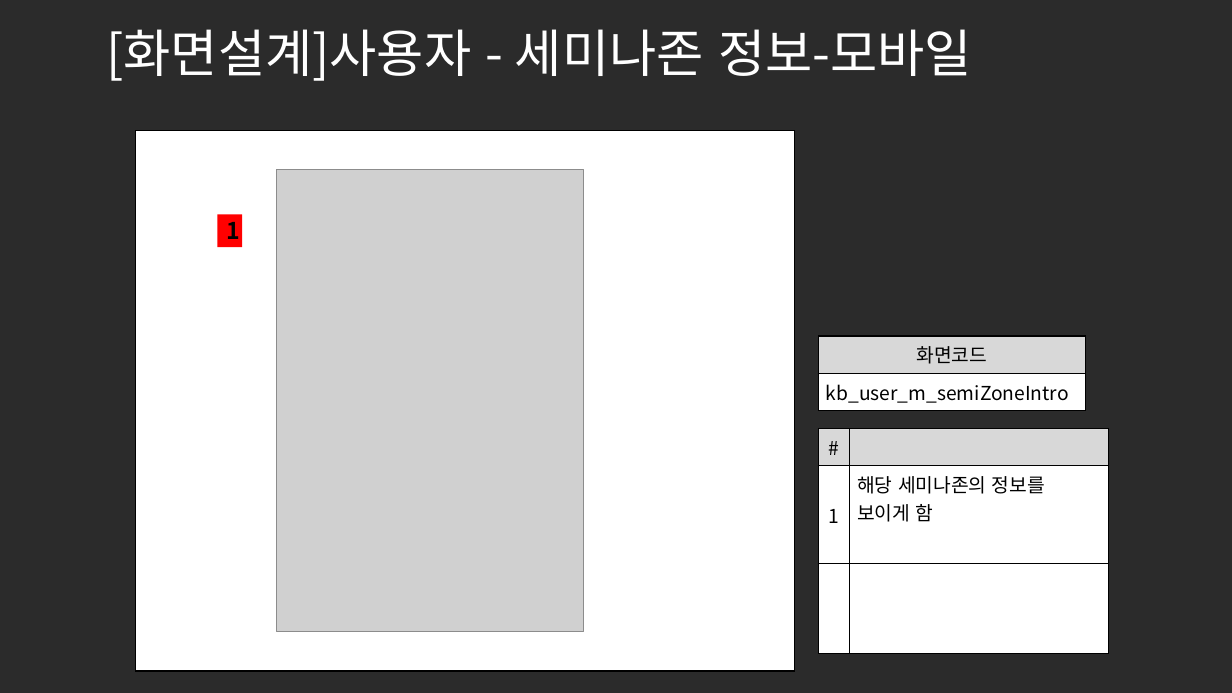
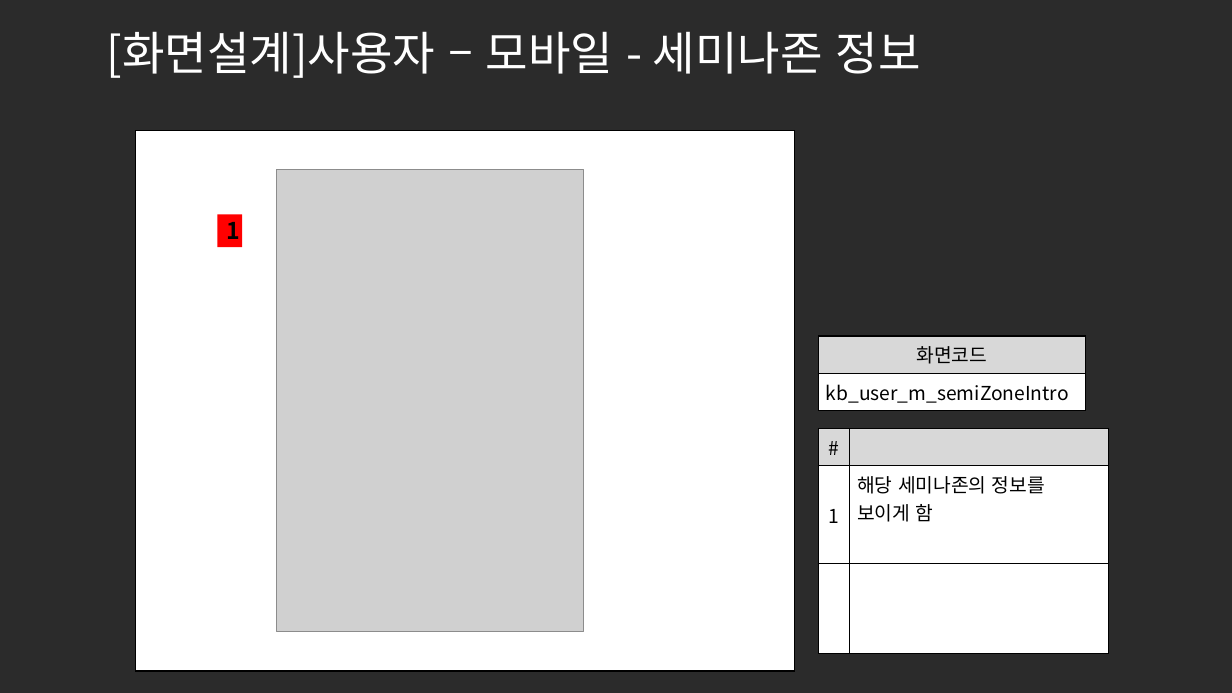
Before and after one commit to ezenteam2/e-Zone, a slide deck: slide 10 of 0 발표용 파워포인트/project05 - 파워포인트 종합 - 기범.pptx. Drawn at 1232x693 pixels with LibreOffice and Linux fonts; fonts in the diff are those of the drawing; grey boxes stand for pictures; background and template pictures are left out; a plain dark background stands for a picture behind light text. Boxes give left, top, right and bottom in pixels: in the first picture for what was removed or moved away, otherwise in the second. Text is boxed around its words. In the diff, an @@ line names an element or a change of style, - is before the commit and + after.

Commit message:
ppt, 로그인 화면 구현

```diff
--- a/0 발표용 파워포인트/project05 - 파워포인트 종합 - 기범.pptx
+++ b/0 발표용 파워포인트/project05 - 파워포인트 종합 - 기범.pptx
@@ title at [106, 31, 921, 78]: text changed; size 40 to 36 pt @@
-[화면설계]사용자 - 세미나존 정보-모바일
+[화면설계]사용자 – 모바일 - 세미나존 정보
```
Also in this commit, not shown: 16 other slides changed, 5 other files.
